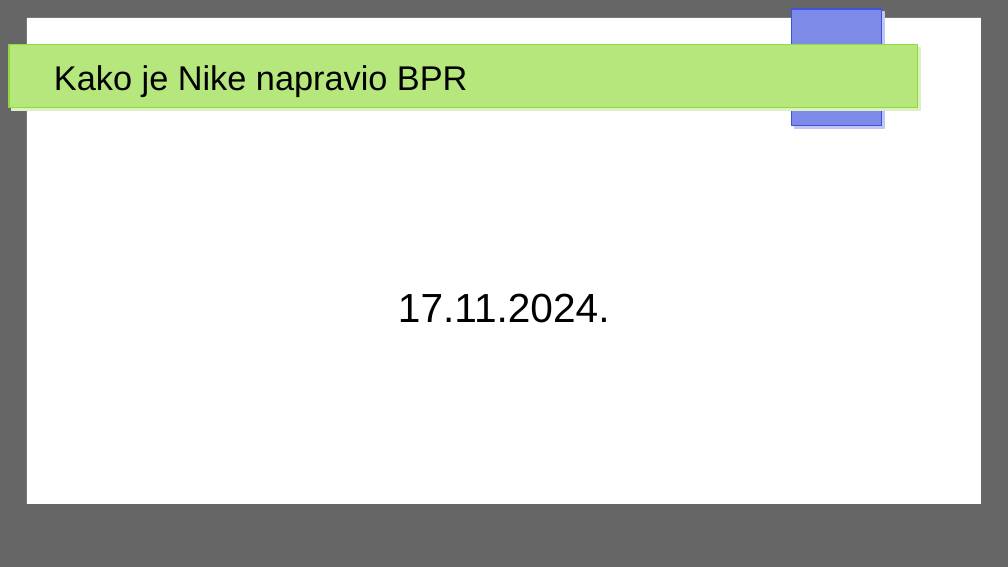
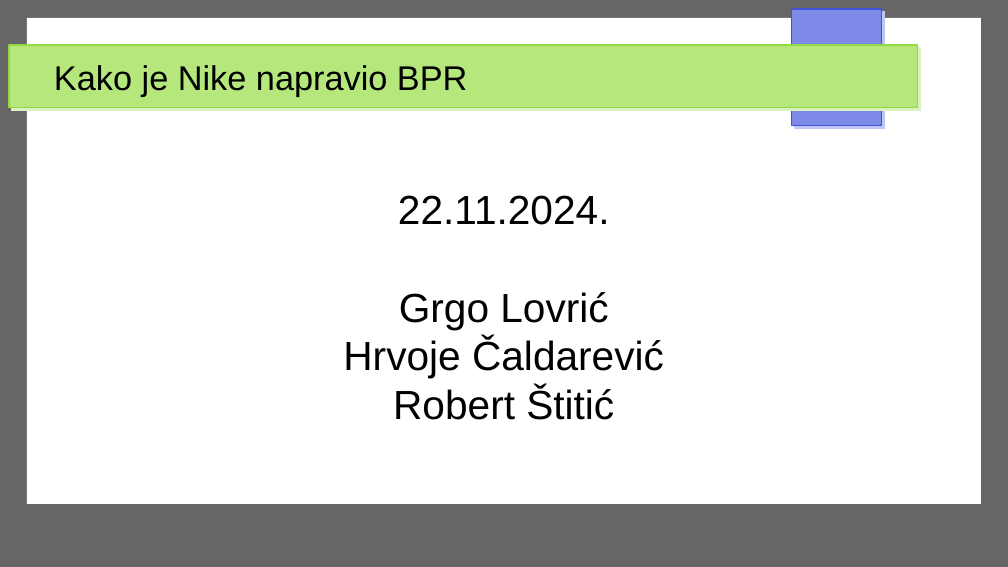
Before and after one commit to robertkt01/rpp, a slide deck: slide 1 of Nike_BPR_Prezentacija.pptx. Drawn at 1008x567 pixels with LibreOffice and Linux fonts; fonts in the diff are those of the drawing. Boxes give left, top, right and bottom in pixels: in the first picture for what was removed or moved away, otherwise in the second. Text is boxed around its words. In the diff, an @@ line names an element or a change of style, - is before the commit and + after.

```diff
--- a/Nike_BPR_Prezentacija.pptx
+++ b/Nike_BPR_Prezentacija.pptx
@@ subtitle at [343, 195, 664, 420]: text changed @@
-17.11.2024.
+22.11.2024.
+Grgo Lovrić
+Hrvoje Čaldarević
+Robert Štitić
```
Also in this commit, not shown: 3 other slides changed, 5 slides added.
